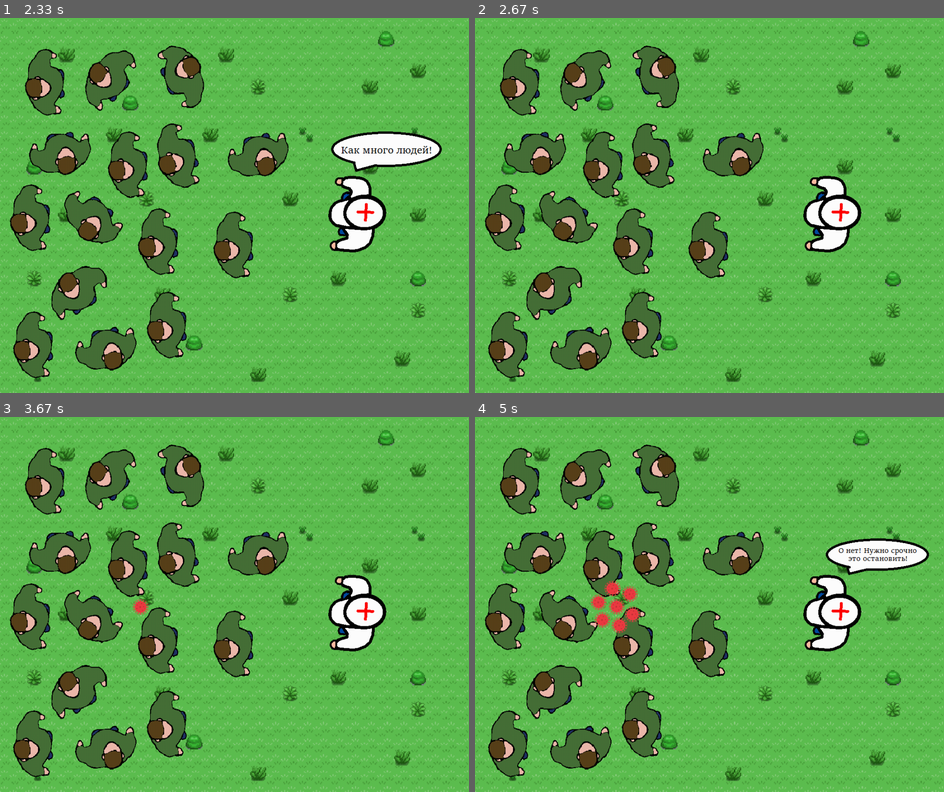
Above: before the commit, frames 1-4 (two rows, left to right).
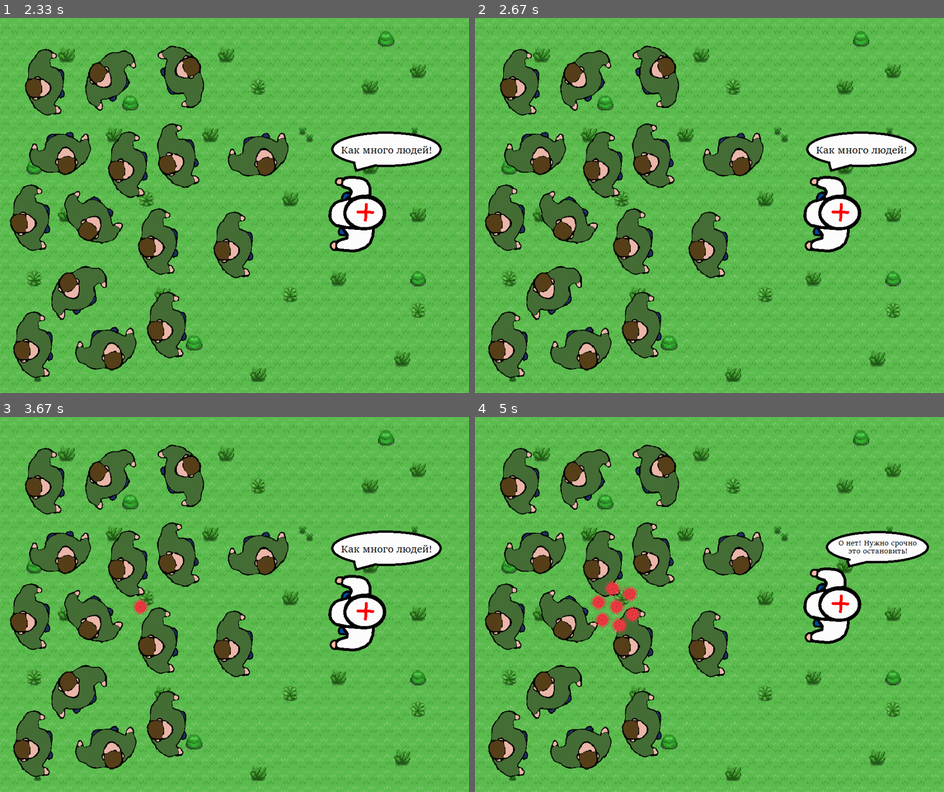
Above: after the commit, the same moments.

Repository: kotosusl/Pygame_project
Game: pygame game, started from main.py
Two runs of this game, one before a commit and one after it. Both use one fixed random seed, a clock stepped at 60 frames per second and the inputs below.
Inputs (mouse positions are in pixels of both pictures, inside the frame that each line leads up to):
- Up to frame 1 (2.33 s): click (234, 205) at 0.38 s
- Up to frame 2 (2.67 s): no input
- Up to frame 3 (3.67 s): no input
- Up to frame 4 (5 s): no input

Frame 1 is identical in both runs. In frame 2, 1.9% of the frame differs, in the area x 70-95%, y 30-42%; in frame 3, 1.9%; in frame 4, 3.0%, in the area x 70-97%, y 30-63%.

Commit message:
теперь точно кат сцена

Diff:
--- a/Cut_scene.py
+++ b/Cut_scene.py
@@ -1,6 +1,28 @@
 import pygame
 from load_image import load_image
 from befor_init import screen
+
+doctor_sprite = pygame.sprite.Group()
+
+
+class Doctor(pygame.sprite.Sprite):
+    images = [load_image('cut_scene\\doctor1.png', -1),
+              load_image('cut_scene\\doctor2.png', -1),
+              load_image('cut_scene\\doctor3.png', -1)]
+
+    def __init__(self, *group):
+        super(Doctor, self).__init__(*group)
+        self.image = Doctor.images[0]
+        self.rect = Doctor.images[1].get_rect()
+        self.rect = self.image.get_rect(center=self.rect.center)
+        self.route = 0
+
+    def new_image(self, indx):
+        self.image = Doctor.images[indx - 1]
+
+    def update(self, *args) -> None:
+        self.rect = self.image.get_rect(center=self.rect.center)
+        self.image = pygame.transform.rotate(Doctor.images[1], 360 - self.route)
 
 
 def play_cut_scene():
@@ -10,17 +32,14 @@
     end_cut_scene = pygame.USEREVENT + 4
     pygame.time.set_timer(doctor_timer, 2000)
     pygame.time.set_timer(new_viruses, 3000)
-    pygame.time.set_timer(end_cut_scene, 15000)
+    pygame.time.set_timer(end_cut_scene, 12000)
     talking = pygame.mixer.Sound('sounds/Talking.wav')
     fon_image = pygame.transform.scale(load_image('cut_scene\\fon.png'), (1000, 800))
     viruses = load_image('cut_scene\\viruses0.png', -1)
-    doctor = load_image('cut_scene\\doctor1.png', -1)
+    doctor = Doctor(doctor_sprite)
     fon_image.blit(viruses, (212 - viruses.get_rect().w // 2, 405 - viruses.get_rect().h // 2))
-    doctor_x = 700
-    fon_image.blit(doctor, (doctor_x, 500 - doctor.get_rect().h))
+    doctor.rect.x, doctor.rect.y = 700, 500 - doctor.rect.h
     move_doctor = False
-    doctor_route = 0
-    doctor_x = 700
     talking.play()
     count_images = 1
     doctor_state = 2
@@ -35,17 +54,16 @@
                 fon_image = pygame.transform.scale(load_image('cut_scene\\fon.png'), (1000, 800))
                 viruses = load_image(f'cut_scene\\viruses{count_images}.png')
                 fon_image.blit(viruses, (300 - viruses.get_rect().w // 2, 405 - viruses.get_rect().h // 2))
-                fon_image.blit(doctor, (doctor_x, 500 - doctor.get_rect().h))
                 count_images += 1
                 if count_images == 8:
                     pygame.time.set_timer(new_viruses, 0)
             if event.type == doctor_timer:
                 if doctor_state == 4:
-                    doctor = load_image('cut_scene\\doctor2.png', -1)
+                    doctor.new_image(2)
                     pygame.time.set_timer(doctor_timer, 0)
                     move_doctor = True
                 else:
-                    doctor = load_image(f'cut_scene\\doctor{doctor_state}.png', -1)
+                    doctor.new_image(count_images)
                     if doctor_state == 2:
                         pygame.time.set_timer(doctor_timer, 2500)
                     elif doctor_state == 3:
@@ -54,18 +72,19 @@
 
                 fon_image = pygame.transform.scale(load_image('cut_scene\\fon.png'), (1000, 800))
                 fon_image.blit(viruses, (300 - viruses.get_rect().w // 2, 405 - viruses.get_rect().h // 2))
-                fon_image.blit(doctor, (doctor_x, 500 - doctor.get_rect().h))
             if event.type == end_cut_scene:
                 return True
         if move_doctor:
-            if doctor_route != 180:
-                doctor_route = (doctor_route + 1) % 360
-                doctor = pygame.transform.rotate(load_image('cut_scene\\doctor2.png', -1), doctor_route)
+            if doctor.route != 180:
+                doctor.route = (doctor.route + 3) % 360
+                doctor.rect = doctor.image.get_rect(center=doctor.rect.center)
+                doctor.image = pygame.transform.rotate(load_image('cut_scene\\doctor2.png', -1), doctor.route)
+
             else:
-                doctor_x += 1
+                doctor.rect.x += 3
 
             fon_image = pygame.transform.scale(load_image('cut_scene\\fon.png'), (1000, 800))
             fon_image.blit(viruses, (300 - viruses.get_rect().w // 2, 405 - viruses.get_rect().h // 2))
-            fon_image.blit(doctor, (doctor_x, 500 - doctor.get_rect().h))
         screen.blit(fon_image, (0, 0))
+        doctor_sprite.draw(screen)
         pygame.display.flip()
